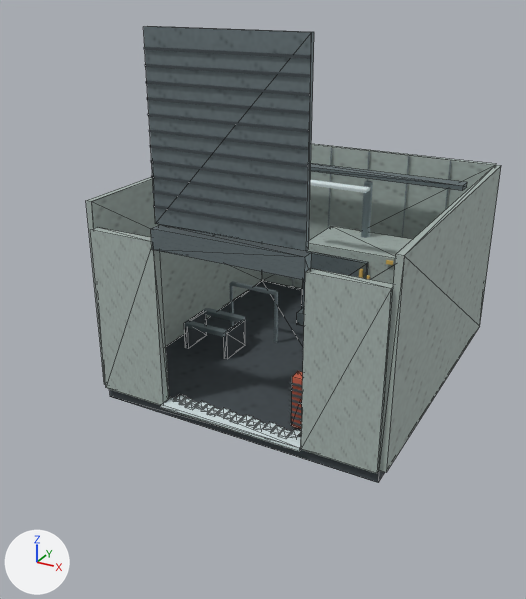
The glTF model crates/whiteout-game/assets/production/models/generator-annex.glb as it was, and as the next commit left it.
Camera for both pictures: a camera (50 mm lens) standing at (4.7, -10.1, 5.87) and looking at (-0.08, -1.41, 1.53). Lighting does not change. The marker at lower left points along +X, +Y and +Z. The picture after the commit comes second. Mesh edges are drawn as thin lines on the coarser meshes. Where no turn or scale is listed for an object, it has been applied to the vertices.

Names of what the first picture shows: 'loc.generator_annex.floor', 'north_wall', 'overhead_cable_tray', 'prop.generator', 'shutter_panel', 'side_wall', 'side_wall.001', 'starter_access_cover', 'threshold_header', 'threshold_sill', 'threshold_wing', 'threshold_wing.001' and 45 more.
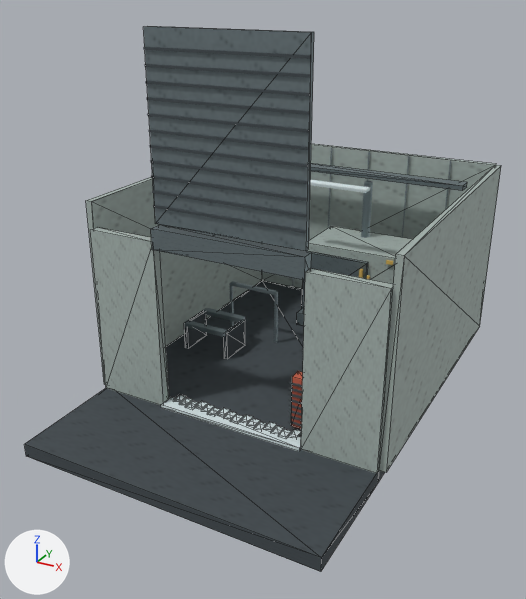
The change, as a diff of the scene's bpy script:
```diff
--- a/crates/whiteout-game/assets/production/models/generator-annex.glb.py
+++ b/crates/whiteout-game/assets/production/models/generator-annex.glb.py
@@ ob_threshold_landing @@
+ob_threshold_landing = bpy.data.objects.new('threshold_landing', me_box2)
+ob_threshold_landing.location = (0.0, -3.4, -0.1)
+ob_threshold_landing.scale = (4.5, 1.8, 0.2)
```

Where the change shows, as pixel boxes [x1, y1, x2, y2] in the pictures (526 x 599 px):
'threshold_landing', added: after [24, 388, 379, 572]
